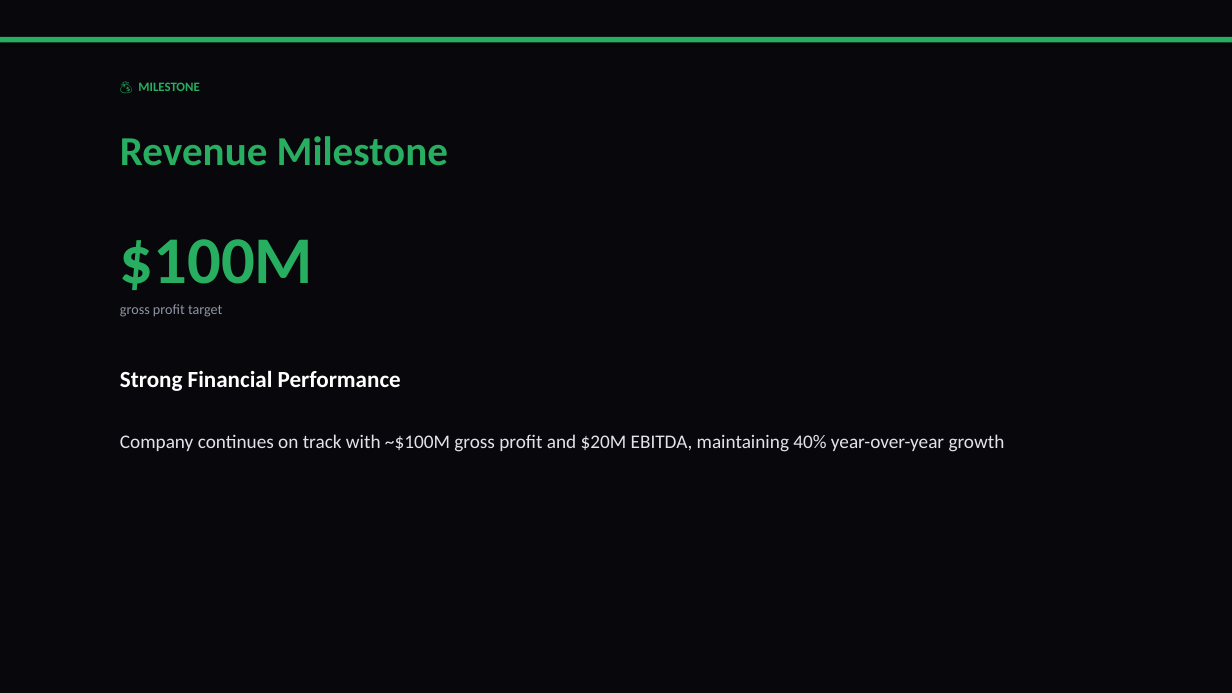
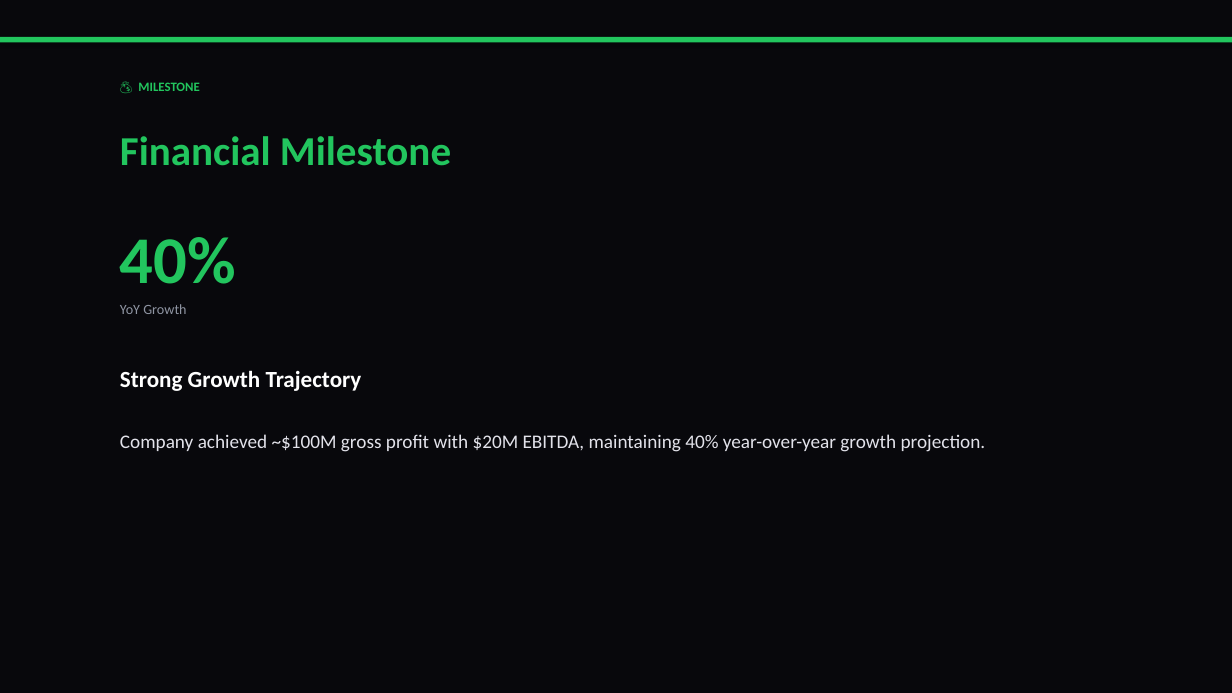
Before and after one commit to liliyagarifullina-maker/appodeal-pulse, a slide deck: slide 16 of data/archive/pulse_2026-03-14.pptx (slide 15 before the commit). Drawn at 1232x693 pixels with LibreOffice and Linux fonts; fonts in the diff are those of the drawing. Boxes give left, top, right and bottom in pixels: in the first picture for what was removed or moved away, otherwise in the second. Text is boxed around its words. In the diff, an @@ line names an element or a change of style, - is before the commit and + after.

```diff
--- a/data/archive/pulse_2026-03-14.pptx
+++ b/data/archive/pulse_2026-03-14.pptx
@@ rectangle at [0, 37, 1232, 43]: fill #27AE60 to #22C55E @@
@@ text "💰 MILESTONE" at [138, 82, 199, 91]: text colour #27AE60 to #22C55E @@
@@ text at [120, 136, 451, 166]: text changed; text colour #27AE60 to #22C55E @@
-Revenue Milestone
+Financial Milestone
@@ text at [120, 237, 236, 284]: text changed; text colour #27AE60 to #22C55E @@
-$100M
+40%
@@ text at [120, 304, 186, 314]: text changed @@
-gross profit target
+YoY Growth
@@ text at [120, 370, 362, 391]: text changed @@
-Strong Financial Performance
+Strong Growth Trajectory
@@ text at [120, 434, 986, 452]: text changed @@
-Company continues on track with ~$100M gross profit and $20M EBITDA, maintaining 40% year-over-year growth
+Company achieved ~$100M gross profit with $20M EBITDA, maintaining 40% year-over-year growth projection.
```
Also in this commit, not shown: 14 other slides changed, 4 slides added, 2 slides removed, 2 other files.
